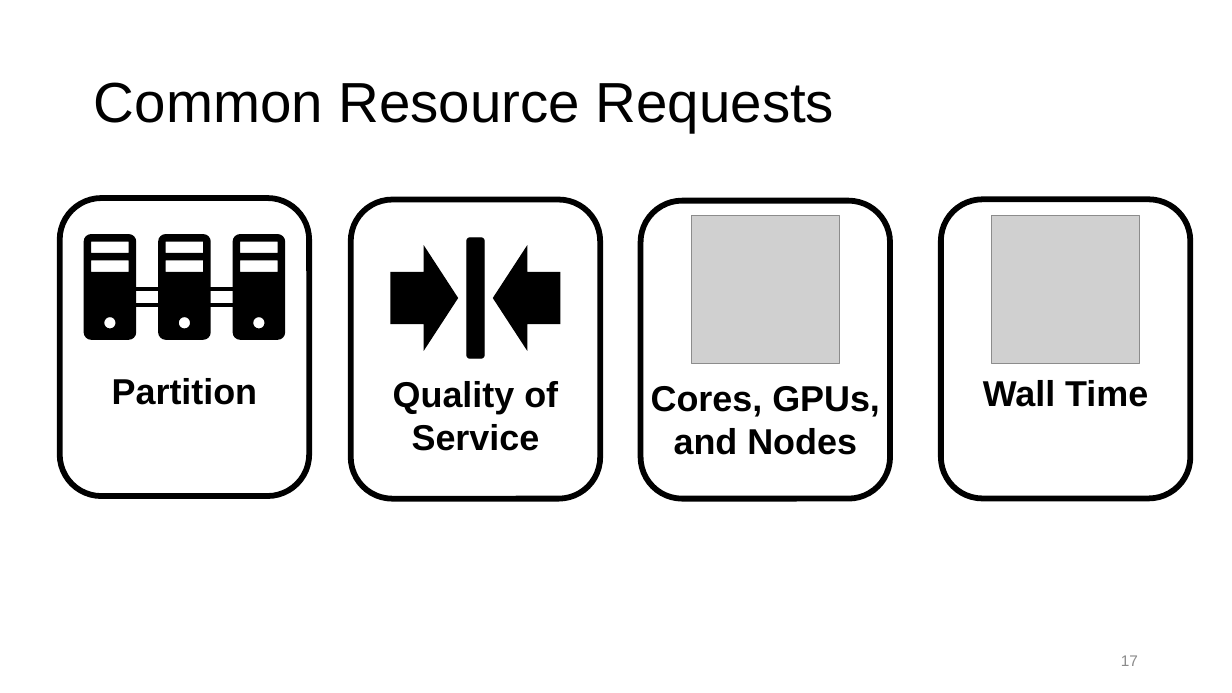
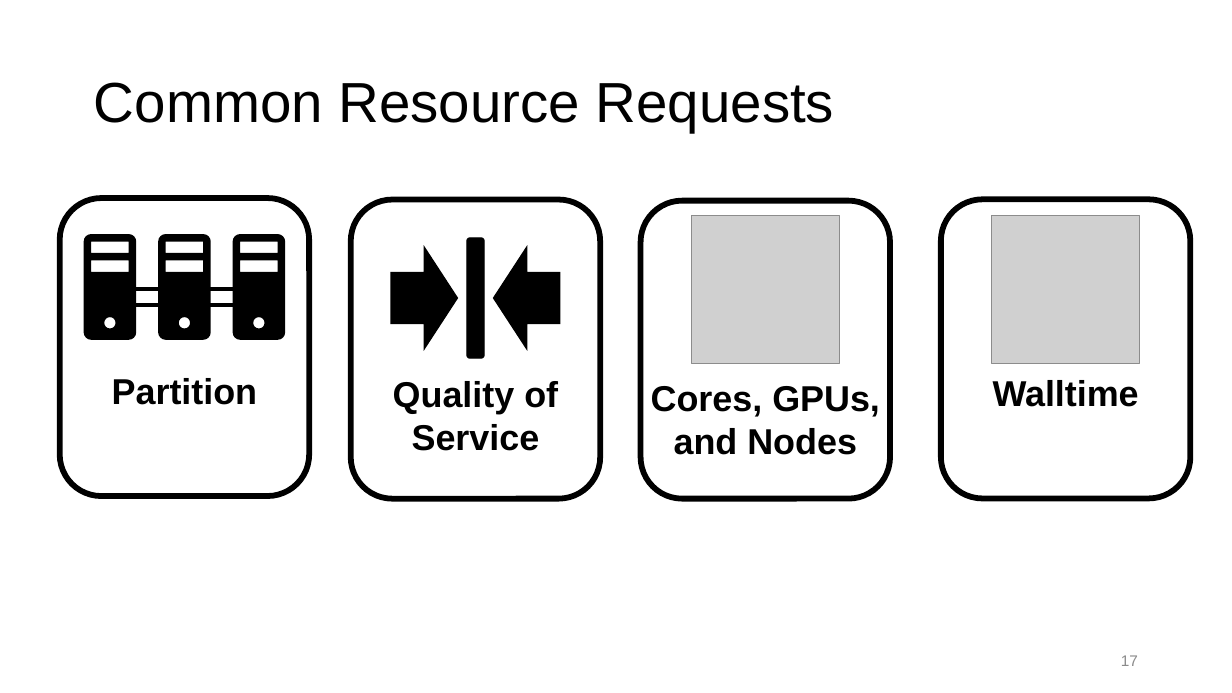
Before and after one commit to ResearchComputing/Getting_Started_With_Research_Computing, a slide deck: slide 17 of Command_Line_And_Job_Scheduling.pptx. Drawn at 1232x693 pixels with LibreOffice and Linux fonts; fonts in the diff are those of the drawing; grey boxes stand for pictures; background and template pictures are left out. Boxes give left, top, right and bottom in pixels: in the first picture for what was removed or moved away, otherwise in the second. Text is boxed around its words. In the diff, an @@ line names an element or a change of style, - is before the commit and + after.

Commit message:
make walltime spelling consistent, tweak some very minor things

```diff
--- a/Command_Line_And_Job_Scheduling.pptx
+++ b/Command_Line_And_Job_Scheduling.pptx
@@ text at <box>993,380,1139,407</box>: text changed @@
-Wall Time
+Walltime
```
Also in this commit, not shown: 7 other slides changed, 1 other file.
